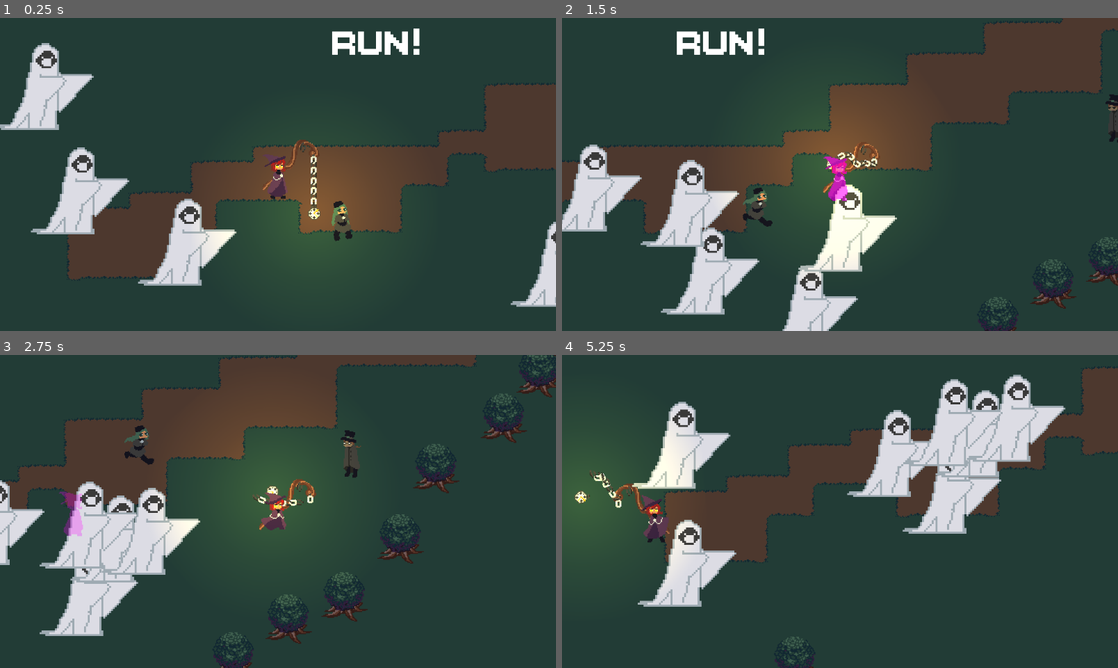
Above: before the commit, frames 1-4 (two rows, left to right).
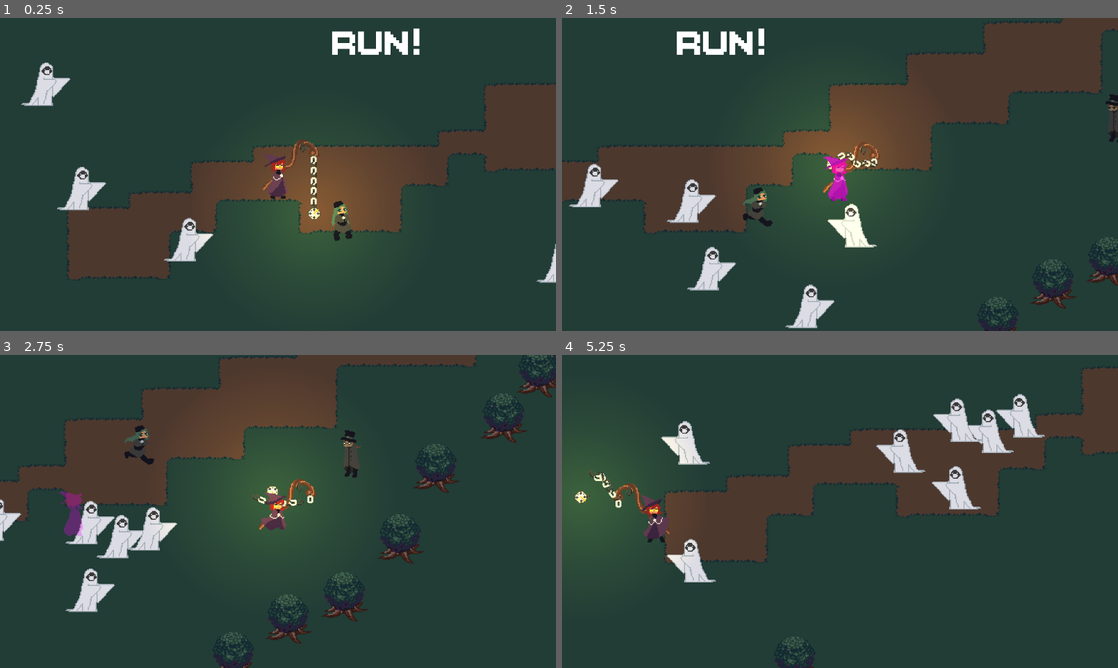
Above: after the commit, the same moments.

Repository: CplCanuck/mru-hacks-2025
Game: Godot game, scene res://Levels/intro_level.tscn
The game is run twice, just before and just after one commit, with the same random seed, the same clock (stepped at 60 frames per second) and the same inputs.
Inputs:
- Up to frame 1 (0.25 s): no input
- Up to frame 2 (1.5 s): hold D (right) 0.53-1.28 s; hold Space (attack) 0.53-1.28 s; hold S (down) from 1.28 s (still down); tap F (dash) at 1.35 s
- Up to frame 3 (2.75 s): release S (down) at 2.03 s; hold D (right) from 2.03 s (still down); hold E (interact) from 2.03 s (still down)
- Up to frame 4 (5.25 s): release D (right) at 2.78 s; release E (interact) at 2.78 s; hold W (up) 2.78-3.53 s; tap Space (attack) at 2.85 s; hold F (dash) 3.53-4.28 s; hold A (left) 3.53-5.03 s; tap E (interact) at 4.35 s; hold S (down) from 5.03 s (still down); hold Space (attack) from 5.03 s (still down)

The runs differ from the first frame. In frame 1, 6.0% of the frame differs, in the area x 0-100%, y 8-93%; in frame 2, 8.2%; in frame 3, 6.2%; in frame 4, 11%, in the area x 12-91%, y 6-81%.

Commit message:
Fix ghost scale

Diff:
--- a/Enemies/Ghost.tscn
+++ b/Enemies/Ghost.tscn
@@ -21,7 +21,6 @@
 
 [node name="BaseEnemy" parent="EnemyChain" instance=ExtResource("2_gfikl")]
 position = Vector2(-1, 53)
-scale = Vector2(0.5, 0.5)
 
 [node name="PointLight2D" type="PointLight2D" parent="EnemyChain/BaseEnemy"]
 color = Color(0.61960787, 0.6666667, 0.69803923, 1)
--- a/Enemies/base_enemy.gd
+++ b/Enemies/base_enemy.gd
@@ -20,6 +20,7 @@
 @onready var nav_agent: NavigationAgent2D = $NavigationAgent2D
 @onready var hurtbox_component: Hurtbox = $HurtboxComponent
 
+@onready var animated_sprite_2d: AnimatedSprite2D = $AnimatedSprite2D
 
 # TODO unsure how to manage behaviour.
 # maybe should have things defined in resources ?? idk
@@ -53,6 +54,11 @@
 	velocity += global_position.direction_to(nav_agent.get_next_path_position()) * move_speed * delta
 	nav_agent.get_next_path_position()
 
+	if velocity.x < 0 :
+		animated_sprite_2d.scale.x = abs(animated_sprite_2d.scale.x) * -1
+	elif velocity.x > 0 :
+		animated_sprite_2d.scale.x = abs(animated_sprite_2d.scale.x)
+
 	move_and_slide()
 
 	pass
--- a/Enemies/base_enemy.tscn
+++ b/Enemies/base_enemy.tscn
@@ -49,7 +49,6 @@
 
 [node name="AnimatedSprite2D" type="AnimatedSprite2D" parent="."]
 position = Vector2(6, -8)
-scale = Vector2(2, 2)
 sprite_frames = SubResource("SpriteFrames_c2aey")
 frame = 1
 frame_progress = 0.19176508
